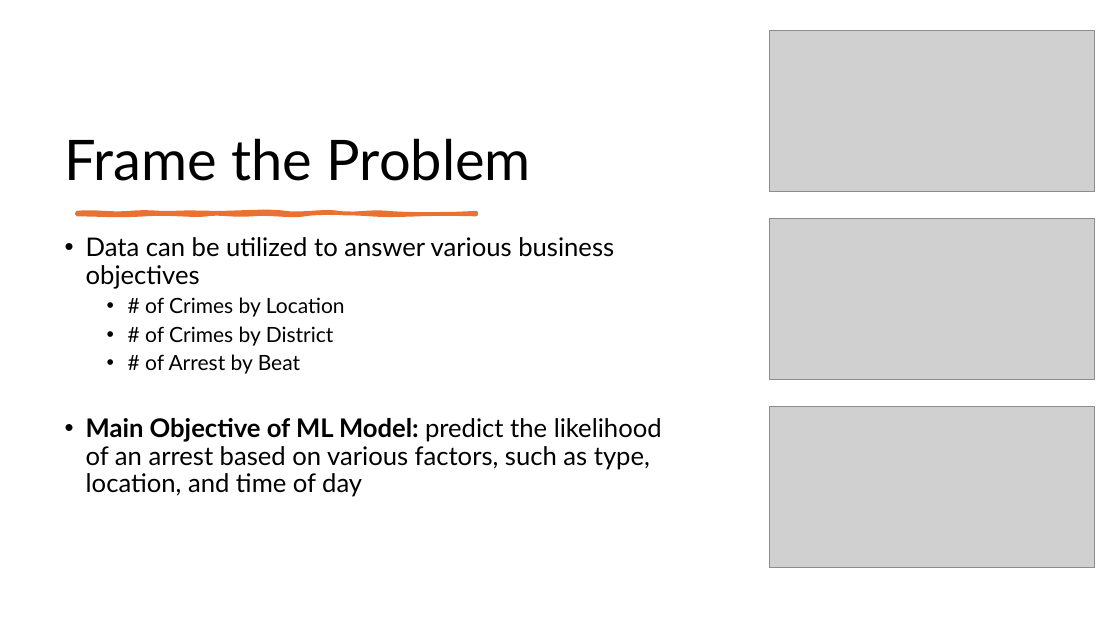
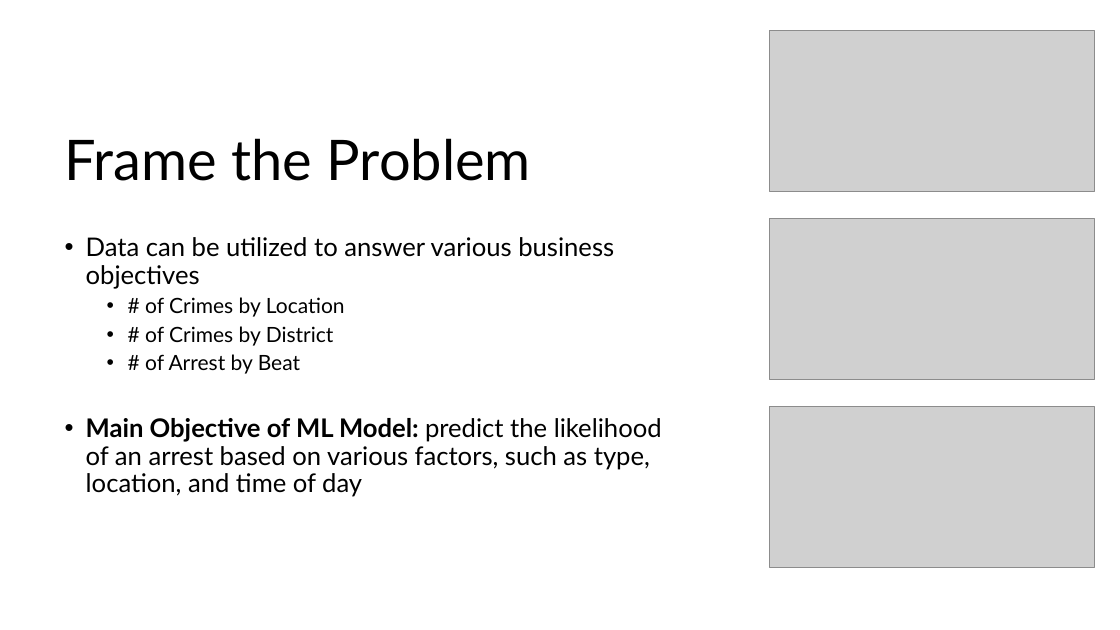
Before and after one commit to tkoche3/ISDS7075, a slide deck: slide 3 of ISDS 7075 Final Presentation.pptx. Drawn at 1120x630 pixels with LibreOffice and Linux fonts; fonts in the diff are those of the drawing; grey boxes stand for pictures. Boxes give left, top, right and bottom in pixels: in the first picture for what was removed or moved away, otherwise in the second. Text is boxed around its words. In the diff, an @@ line names an element or a change of style, - is before the commit and + after.

```diff
--- a/ISDS 7075 Final Presentation.pptx
+++ b/ISDS 7075 Final Presentation.pptx
@@ freeform shape removed at box(77, 213, 476, 214) @@
```
Also in this commit, not shown: 4 other slides changed, 8 slides added.
